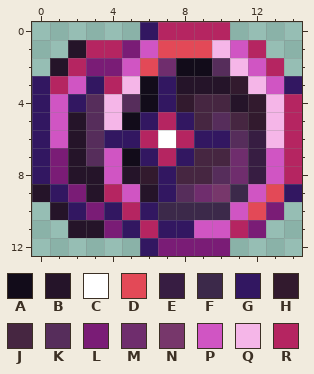
A pixel-art sprite gets an edit: Items/Weapons/Melee/Yoyos/StarringGraft.png. Above is the file before it was changed.
The file is 30x26 pixels, drawn in blocks of 2x2; one block is one cell here.
Palette (. is transparent): A #120c1a  B #251429  C #ffffff  D #e34957  E #371d42  F #3c294a  G #321761  H #321a2e  J #462641  K #562d5b  L #7a1c76  M #6f2d6d  N #77376b  P #d055c3  Q #f5b6e8  R #b52561
Pixels before, first column x 0:
 0 ......GRRRR....
 1 ..BRRLPDDDQPR..
 2 .BRLLPDMAAKQPR.
 3 GRPGRQAGBBBHQPG
 4 GPGKQKAGHJJBHQR
 5 GPBKQAGRGJKJHQR
 6 GPBKGGRCRGGKEQR
 7 GLBKPAGRGJJMEPR
 8 GLBBPBHGJJKMEPR
 9 BGLBRPBGKMNFPDG
10 .BGLGRGFFFFPDL.
11 ..BBLGRGGPPRL..
12 ......GLLLL....
Once edited:
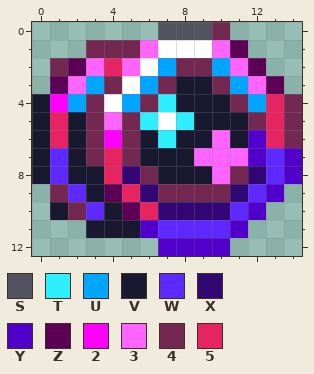
Colours new in this view: S #525460  T #2defff  U #00a5ff  V #181831  W #5e29ff  X #320774  Y #5000ca  Z #5b0054  2 #ff00ff  3 #ff64ff  4 #732852  5 #e62462
From old to new:
Changed rows in their new state; - is an unchanged pixel.
first column x 0:
 0 ------.SSS4----
 1 --.4443CCC3Z.--
 2 -4Z353CU44U3Z.-
 3 .Z3U4CU4VV4U3Z.
 4 V2U4CU4TVVV4U54
 5 V5V434TCTVVV454
 6 V5V424VTVV3VY54
 7 VWV454VVV333YWY
 8 VWVV5X4VVV34XWY
 9 .4WVZ5X4444XWY.
10 -V4WVZ5XXXXWY.-
11 --.VVVYWWWWY.--
12 ------.YYYY----
Changed places in both pictures, as pixel boxes (x1, y1, x2, y2):
changed: (32, 22, 302, 256)
